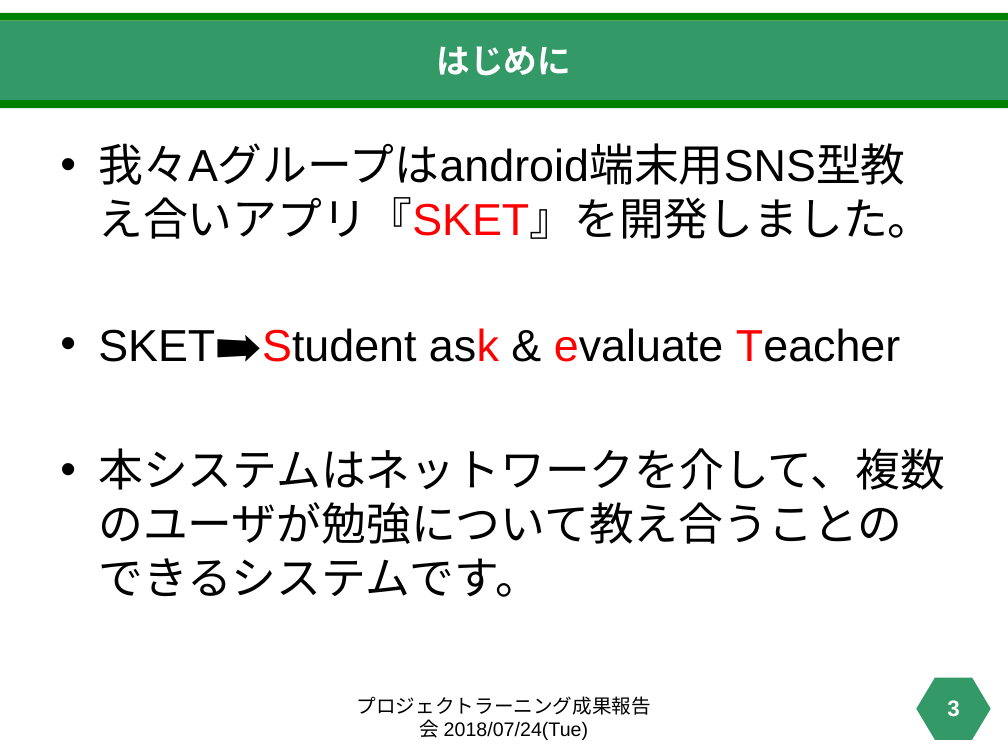
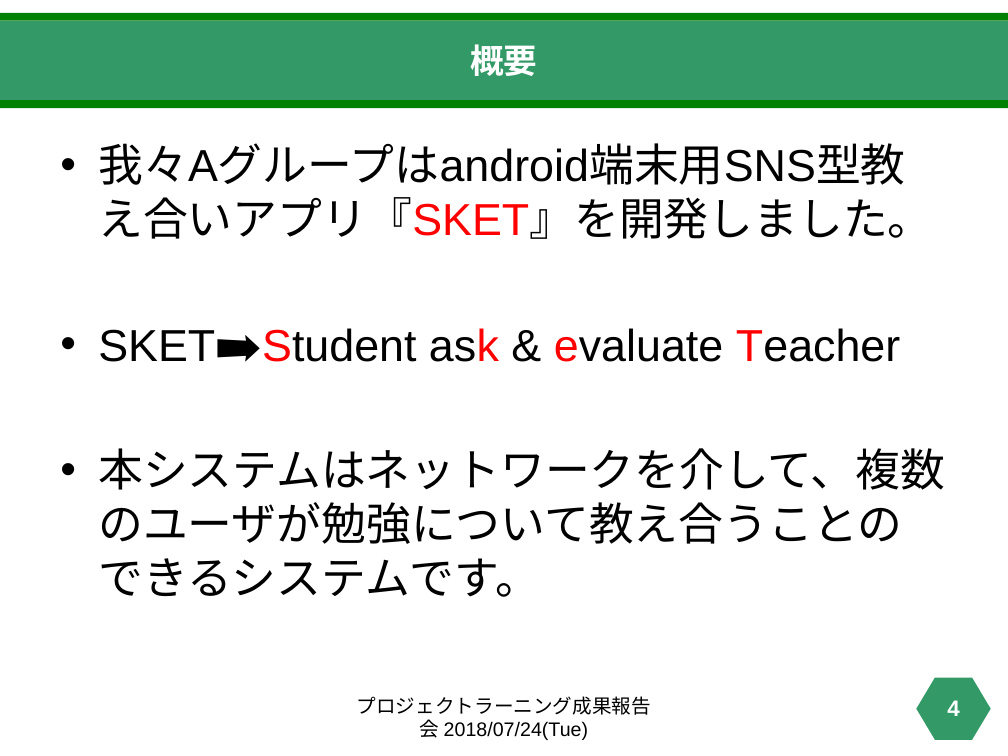
Before and after one commit to haruki0401/projectlearning02, a slide deck: slide 4 of pl-2(完成版).pptx (slide 3 before the commit). Drawn at 1008x756 pixels with LibreOffice and Linux fonts; fonts in the diff are those of the drawing. Boxes give left, top, right and bottom in pixels: in the first picture for what was removed or moved away, otherwise in the second. Text is boxed around its words. In the diff, an @@ line names an element or a change of style, - is before the commit and + after.

```diff
--- a/pl-2(完成版).pptx
+++ b/pl-2(完成版).pptx
@@ title at (x1=470, y1=44, x2=537, y2=76): text changed @@
-はじめに
+概要
@@ page number at (x1=947, y1=700, x2=959, y2=716): text changed @@
-3
+4
```
Also in this commit, not shown: 3 other slides changed, 2 slides added.
